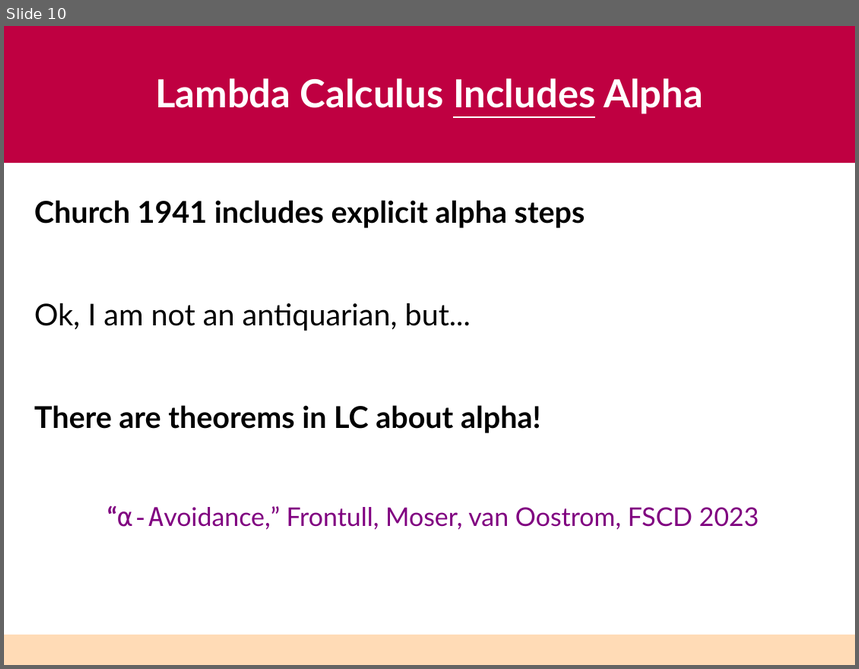
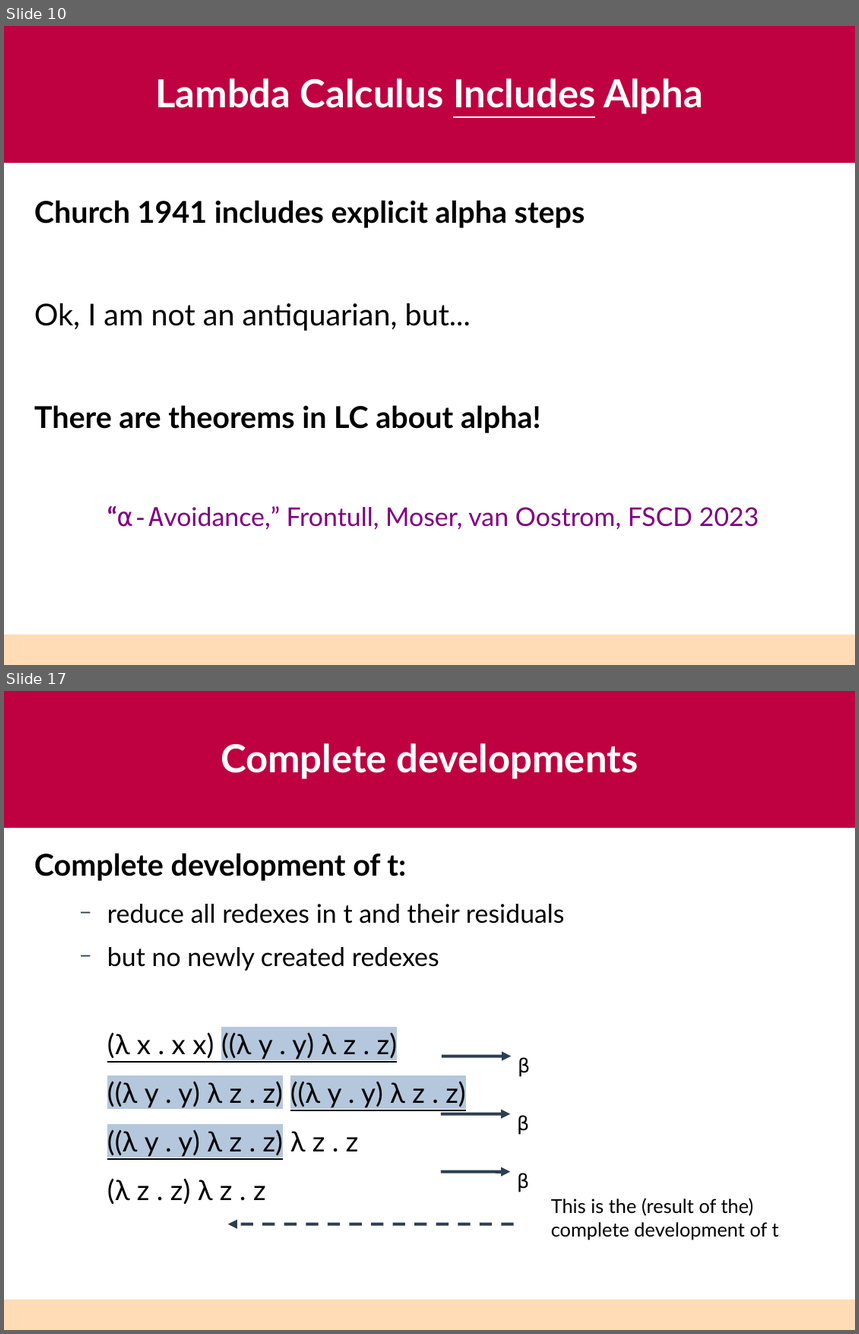
Before and after one commit to astump/explicit-alpha, a slide deck: talks/haskell-2026-lightning-talk/aaron-stump-haskell-2026.odp. Shown one above the other, each under a label of ours: slide 10 before the commit, slides 10 and 17 after it; the slides between them are not shown. The pictures are 859x669 and 859x1334 pixels, drawn with LibreOffice and Linux fonts; fonts in the diff are those of the drawing. Boxes give left, top, right and bottom in pixels: in the first picture for what was removed or moved away, otherwise in the second. Text is boxed around its words. In the diff, an @@ line names an element or a change of style, - is before the commit and + after.

```diff
--- a/talks/haskell-2026-lightning-talk/aaron-stump-haskell-2026.odp
+++ b/talks/haskell-2026-lightning-talk/aaron-stump-haskell-2026.odp
@@ slide 17 added at (4,691,855,1330), background #FFFFFF; not listed: 2 template elements that a slide beside it also shows @@
@@ title added at (221,743,638,779), 36 pt, text #FFFFFF, bold @@
+Complete developments
@@ text added at (34,853,565,1205), 26 pt, text #000000 @@
+Complete development of t:
+  − reduce all redexes in t and their residuals
+  − but no newly created redexes
+(λ x . x x) ((λ y . y) λ z . z)
+((λ y . y) λ z . z) ((λ y . y) λ z . z)
+((λ y . y) λ z . z) λ z . z
+(λ z . z) λ z . z
@@ arrow added from (442, 1057) to (512, 1057), #2C3E50 2.89 pt @@
@@ text added at (518,1057,530,1077), 18 pt, text #000000 @@
+β
@@ arrow added from (441, 1114) to (511, 1114), #2C3E50 2.89 pt @@
@@ text added at (517,1115,529,1135), 18 pt, text #000000 @@
+β
@@ arrow added from (441, 1171) to (511, 1171), #2C3E50 2.89 pt @@
@@ text added at (517,1173,529,1193), 18 pt, text #000000 @@
+β
@@ text added at (551,1198,779,1240), 18 pt, text #000000 @@
+This is the (result of the)
+complete development of t
@@ arrow added from (514, 1224) to (228, 1224), #2C3E50 2.89 pt dashed @@
```
Also in this commit, not shown: 6 slides changed, 11 other slides added.
